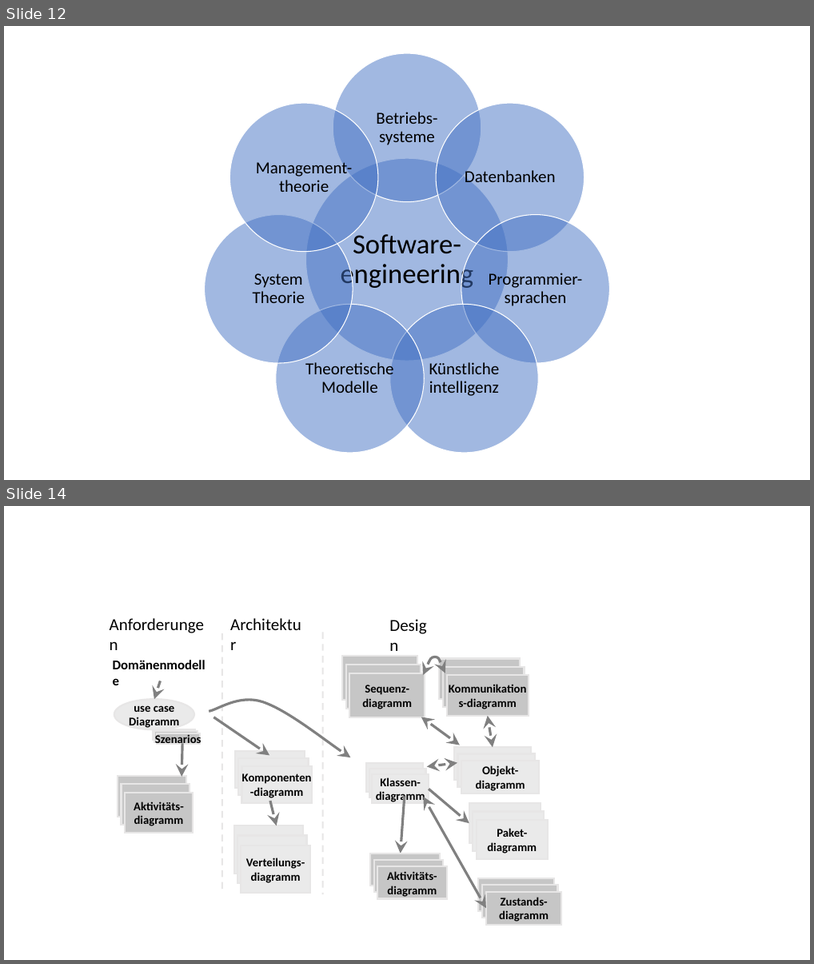
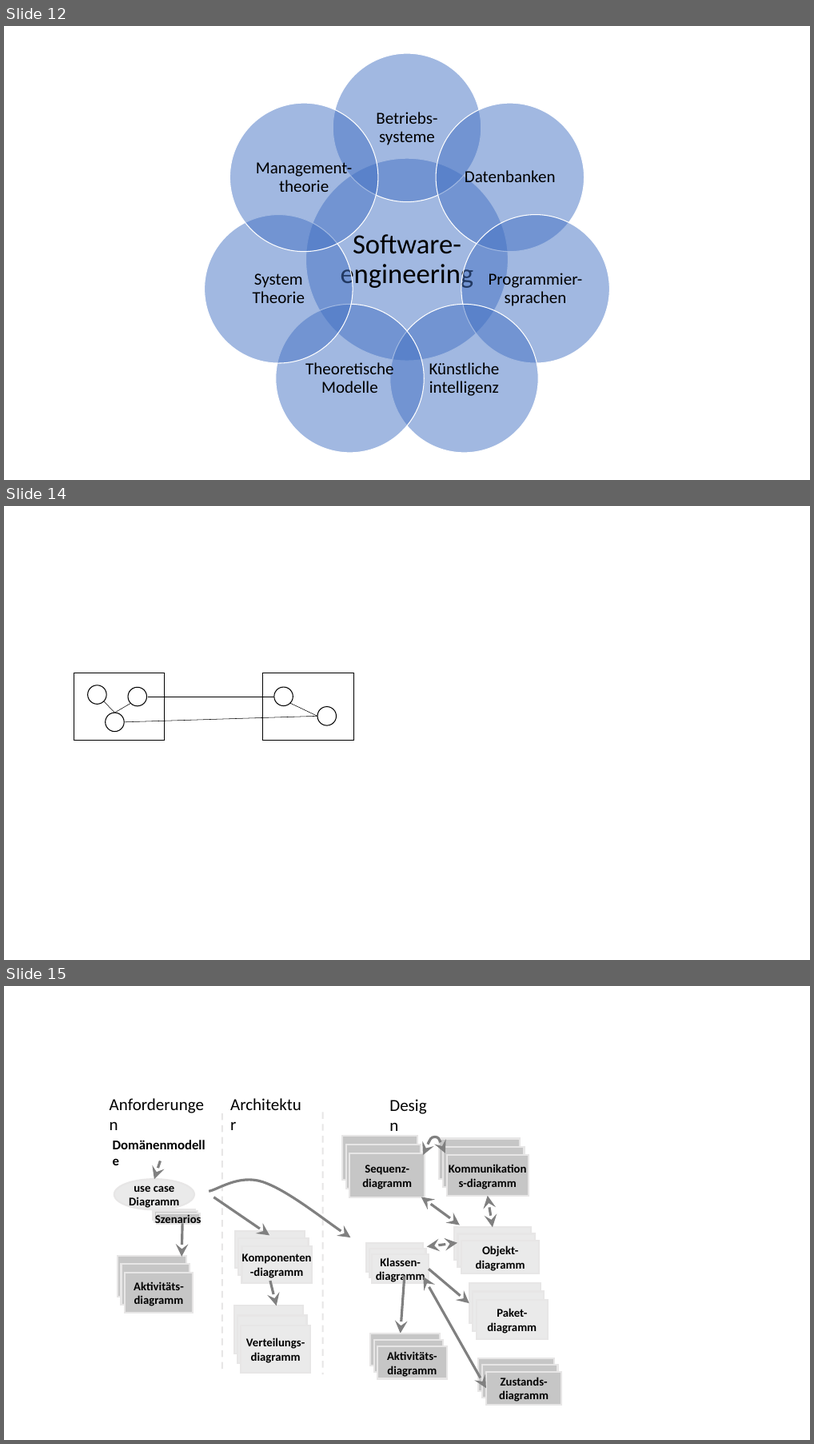
Before and after one commit to unibas-marcelluethi/software-engineering, a slide deck: docs/slides/drawings/graphics.pptx. Shown one above the other, each under a label of ours: slides 12 and 14 before the commit, slides 12, 14 and 15 after it; the slides between them are not shown. The pictures are 814x964 and 814x1444 pixels, drawn with LibreOffice and Linux fonts; fonts in the diff are those of the drawing. Boxes give left, top, right and bottom in pixels: in the first picture for what was removed or moved away, otherwise in the second. Text is boxed around its words. In the diff, an @@ line names an element or a change of style, - is before the commit and + after.

```diff
--- a/docs/slides/drawings/graphics.pptx
+++ b/docs/slides/drawings/graphics.pptx
@@ slide 14 added at [4,506,810,960], background #FFFFFF @@
@@ rectangle added at [74,673,164,740], fill #FFFFFF, outline #000000 1 pt @@
@@ rectangle added at [263,673,354,740], fill #FFFFFF, outline #000000 1 pt @@
@@ ellipse added at [87,685,106,704], fill #FFFFFF, outline #000000 1 pt @@
@@ ellipse added at [128,687,146,706], fill #FFFFFF, outline #000000 1 pt @@
@@ line added from (148, 696) to (274, 696), #000000 0.5 pt @@
@@ ellipse added at [274,687,293,706], fill #FFFFFF, outline #000000 1 pt @@
@@ line added from (104, 701) to (114, 712), #000000 0.5 pt @@
@@ ellipse added at [106,712,124,731], fill #FFFFFF, outline #000000 1 pt @@
@@ line added from (114, 712) to (131, 704), #000000 0.5 pt @@
@@ line added from (124, 722) to (318, 716), #000000 0.5 pt @@
@@ line added from (290, 704) to (318, 716), #000000 0.5 pt @@
@@ ellipse added at [318,706,336,725], fill #FFFFFF, outline #000000 1 pt @@
@@ what was slide 14 is now slide 15 @@
```
Also in this commit, not shown: 1 slide changed, 2 other slides added, 12 other files.
